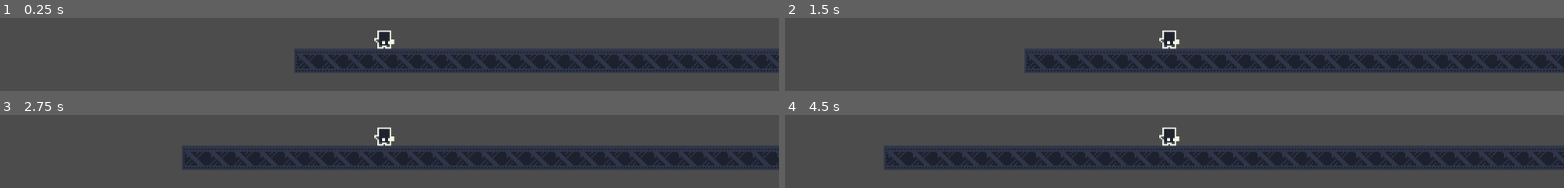
Above: before the commit, frames 1-4 (two rows, left to right).
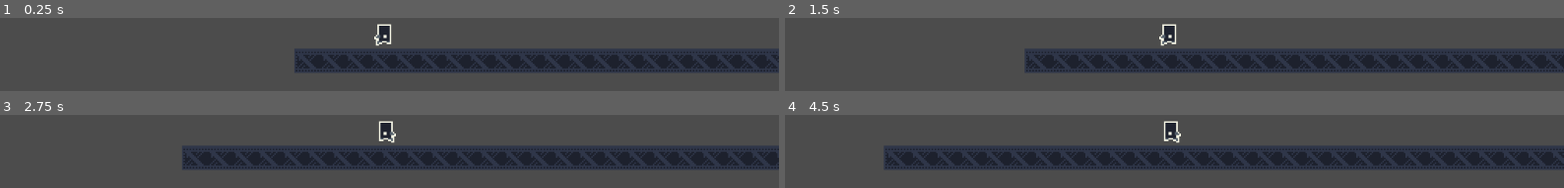
Above: after the commit, the same moments.

Repository: mhoogcarspel/charge_kid
Game: Godot game, scene res://levels/TestingChambers.tscn
Same seed, same stepped clock (60 frames per second), same inputs: the game is played once before the commit and once after it. The project has no main scene, so this scene is started directly.
Inputs:
- Up to frame 1 (0.25 s): no input
- Up to frame 2 (1.5 s): tap Enter at 0.5 s; hold Right (ui_right) from 0.53 s (still down)
- Up to frame 3 (2.75 s): release Right (ui_right) at 2.03 s; hold Left (ui_left) from 2.03 s (still down)
- Up to frame 4 (4.5 s): release Left (ui_left) at 2.78 s; hold Right (ui_right) 2.78-4.28 s; hold Left (ui_left) from 4.28 s (still down)

The runs differ from the first frame. In frame 1, 0.5% of the frame differs, in the area x 48-51%, y 8-43%; in frame 2, 0.5%; in frame 3, 0.6%; in frame 4, 0.6%.

Commit message:
ADD flip function on player sprite

Diff:
--- a/actors/Player.tscn
+++ b/actors/Player.tscn
@@ -1,7 +1,8 @@
-[gd_scene load_steps=9 format=2]
+[gd_scene load_steps=10 format=2]
 
 [ext_resource path="res://actors/Player.gd" type="Script" id=1]
 [ext_resource path="res://assets/industrial.v2.png" type="Texture" id=2]
+[ext_resource path="res://actors/Sprite.gd" type="Script" id=3]
 
 [sub_resource type="Animation" id=1]
 resource_name = "Airborne"
@@ -95,9 +96,10 @@
 texture = ExtResource( 2 )
 vframes = 4
 hframes = 8
-frame = 27
+frame = 13
 region_enabled = true
 region_rect = Rect2( 0, 256, 128, 64 )
+script = ExtResource( 3 )
 
 [node name="AnimationPlayer" type="AnimationPlayer" parent="."]
 anims/Airborne = SubResource( 1 )
--- /dev/null
+++ b/actors/Sprite.gd
@@ -0,0 +1,13 @@
+extends Sprite
+
+onready var player:KinematicBody2D = self.get_parent()
+
+func _process(delta):
+	flip_sprite(player.facing)
+	pass
+
+func flip_sprite(facing) -> void:
+	if facing > 0 && flip_h:
+		flip_h = false
+	elif facing < 0 && !flip_h:
+		flip_h = true
